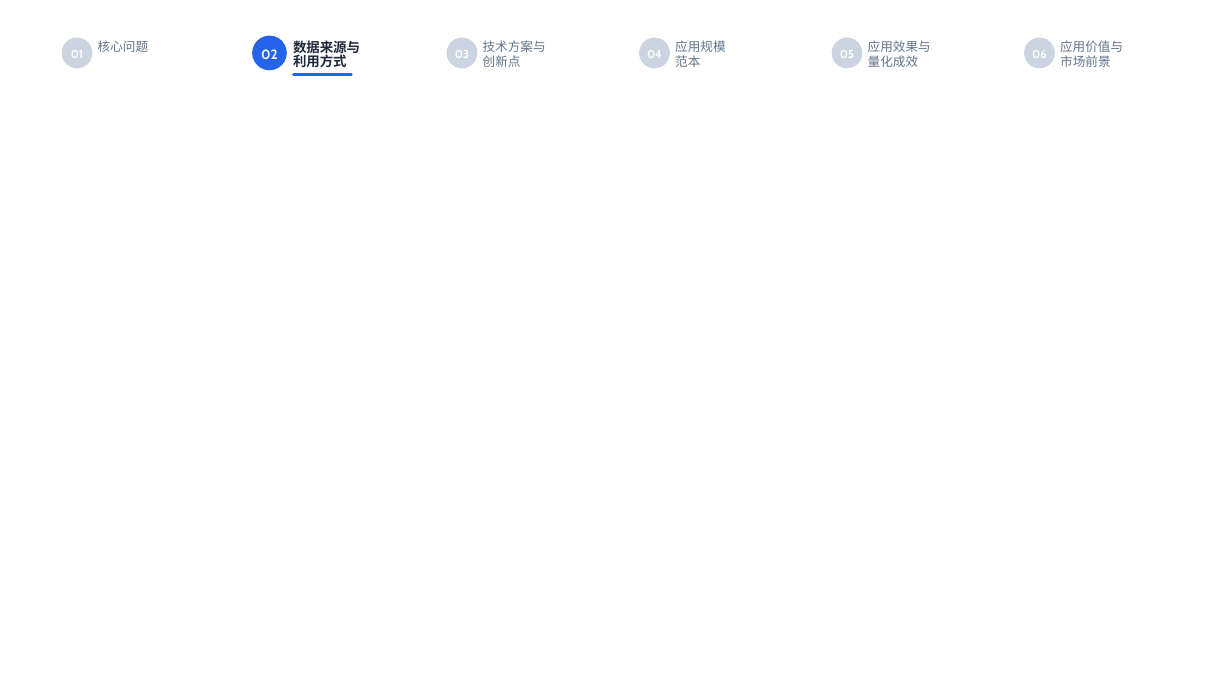
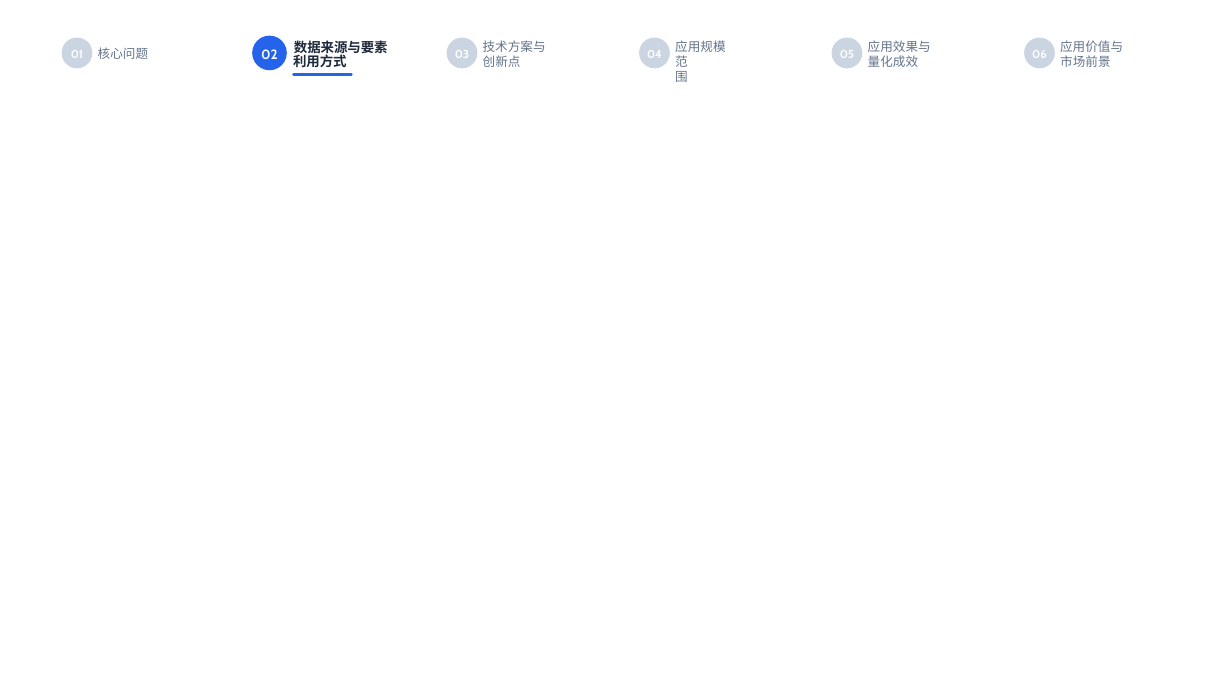
Before and after one commit to LRainD/LRainD.github.io, a slide deck: slide 2 of ppt-master-main/skills/ppt-master/projects/ai_nav_demo_ppt169_20260806/exports/ai_nav_demo_20260806_204315.pptx. Drawn at 1232x693 pixels with LibreOffice and Linux fonts; fonts in the diff are those of the drawing. Boxes give left, top, right and bottom in pixels: in the first picture for what was removed or moved away, otherwise in the second. Text is boxed around its words. In the diff, an @@ line names an element or a change of style, - is before the commit and + after.

```diff
--- a/ppt-master-main/skills/ppt-master/projects/ai_nav_demo_ppt169_20260806/exports/ai_nav_demo_20260806_204315.pptx
+++ b/ppt-master-main/skills/ppt-master/projects/ai_nav_demo_ppt169_20260806/exports/ai_nav_demo_20260806_204315.pptx
@@ text "核心问题": place and size @@
-text "核心问题" at bbox=[98, 40, 148, 52]
+text "核心问题" at bbox=[98, 47, 148, 59]
@@ text at bbox=[294, 38, 388, 56]: text changed @@
-数据来源与
+数据来源与要素
@@ text at bbox=[675, 55, 688, 82]: text changed @@
-范本
+范围
```
Also in this commit, not shown: 5 other slides changed, 18 other files.
